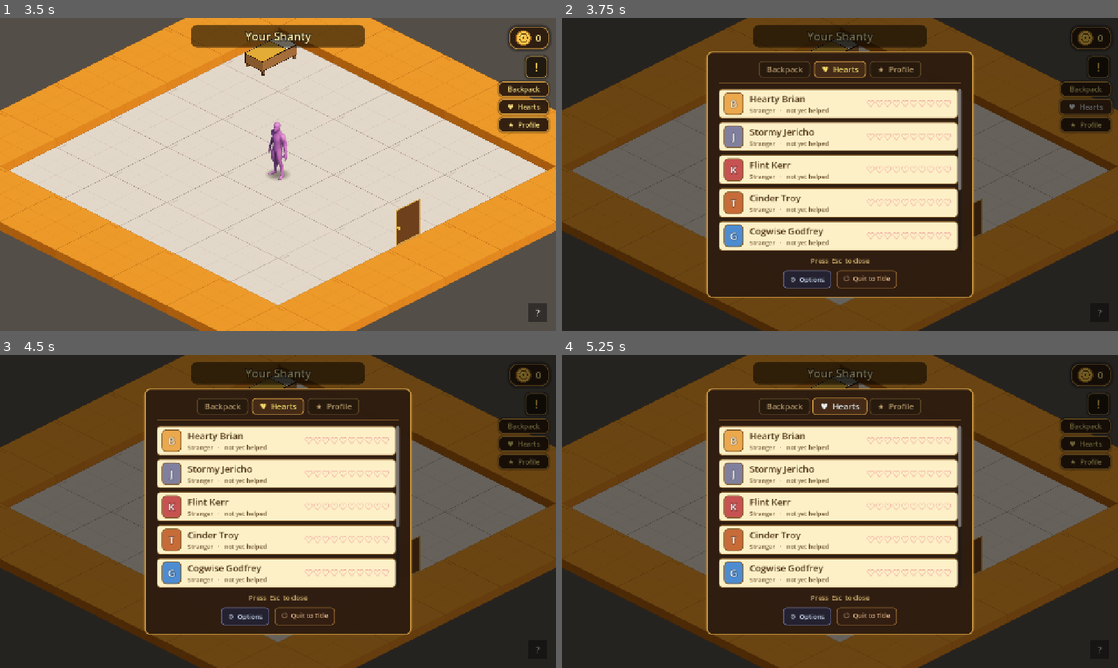
Above: before the commit, frames 1-4 (two rows, left to right).
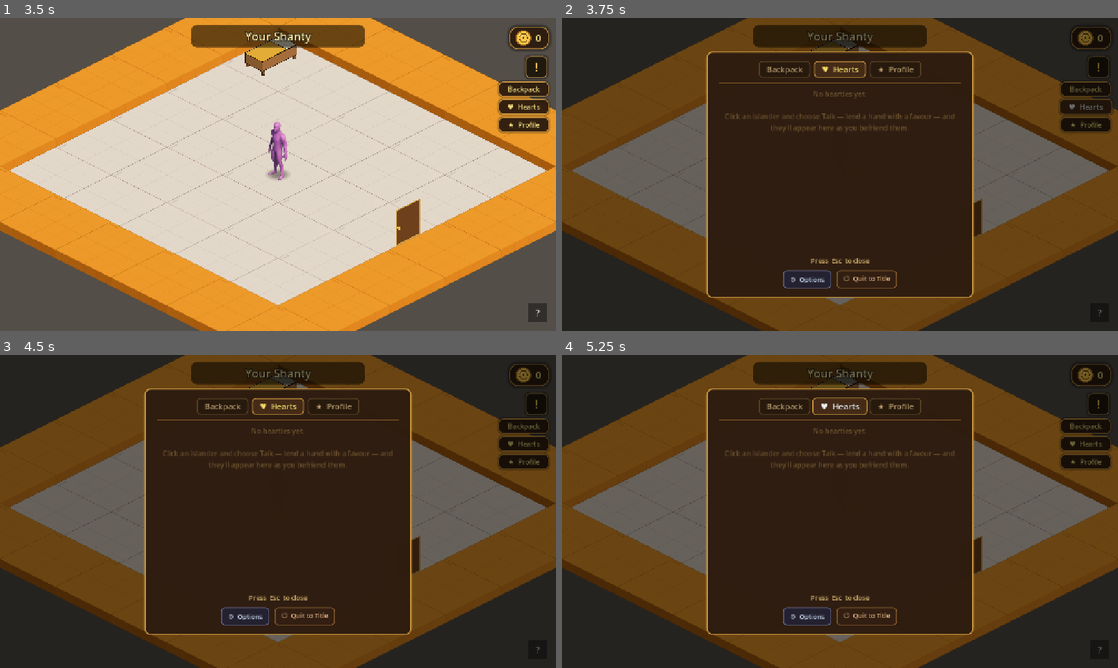
Above: after the commit, the same moments.

Repository: TairoyZone/shivaliva-shanty
Game: Godot game, scene res://main.tscn
Same seed, same stepped clock (60 frames per second), same inputs: the game is played once before the commit and once after it.
Inputs:
- Up to frame 1 (3.5 s): click "New Game" at 0.5 s; click "Let's get to it" at 1.25 s; click "!" at 2 s; click "X" at 2.75 s
- Up to frame 2 (3.75 s): click "♥ Hearts" at 3.5 s
- Up to frame 3 (4.5 s): click "★ Profile" at 4.25 s
- Up to frame 4 (5.25 s): click "♥ Hearts" at 5 s

Frame 1 is identical in both runs. In frame 2, 21% of the frame differs, in the area x 28-72%, y 22-75%; in frame 3, 21%; in frame 4, 21%.

Commit message:
feat(npc): radial-menu Spar duel (2b) + Hearties = friends-only (slice 3) (Troy/YPP)
2b: the radial NPC menu gains a Spar option that challenges THAT NPC to a 1v1 Skirmish duel - mirrors the Spar post's launch (seats the NPC as PlayerState.skirmish_opponent by resource_path, sets the return anchor, change_scene to skirmish_duel.tscn). NPCs now show Talk / Spar / [Favour] / Hearts (Favour only if they have one). Slice 3: the Hearts/Hearties tab (relationships_panel) shows ONLY islanders you've befriended (positive rapport, FRIENDS_MIN_AFFINITY=1) instead of the whole cast, with an empty-state hint when you have none.

Verified: scan clean, tavern + duel scenes load, 'relationships' tab key confirmed. NPC-redesign slices 2+3 done - clicking/duel-launch unverifiable headless, needs playtest.

Co-Authored-By: Claude Opus 4.8 <noreply@anthropic.com>

Diff:
--- a/components/npc/npc.gd
+++ b/components/npc/npc.gd
@@ -23,6 +23,10 @@
 ## (was 15) — befriending was too fast. Favours are still the strongest
 ## single rapport tap (they cost real items), just not a fast track.
 const FAVOR_AFFINITY : int = 8
+
+## The 1v1 Skirmish DUEL scene — the radial menu's "Spar" launches it against THIS NPC (mirrors the
+## Spar post). See [[combat-puzzle-direction]].
+const SKIRMISH_DUEL_SCENE : String = "res://puzzles/skirmish/skirmish_duel.tscn"
 
 ## Standing favours, keyed by NPC name — the cozy "do a good turn first"
 ## rapport tap (the One Piece "earn their liking by helping" feeling). Each
@@ -142,7 +146,7 @@
 		return
 	# Click an NPC → a RADIAL options menu (YPP-style), NOT a dialogue box. The favour is just ONE option
 	# here, never demanded to your face. See [NpcMenu] / [[Official:Communications]].
-	var opts : Array = [{"label": "Talk", "action": _talk}]
+	var opts : Array = [{"label": "Talk", "action": _talk}, {"label": "Spar", "action": _challenge}]
 	if NPC_FAVORS.has(npc_name):
 		opts.append({"label": "Favour", "action": _open_favor_modal})
 	opts.append({"label": "Hearts", "action": _open_hearts})
@@ -166,6 +170,19 @@
 
 	if HUD != null:
 		HUD._open_inventory_tab("relationships")
+
+
+# Spar → challenge THIS NPC to a 1v1 Skirmish duel. Mirrors the Spar post's launch: seat this NPC as the
+# opponent (consumed by SkirmishDuel._resolve_opponent), set the return anchor next to them, change scene.
+func _challenge() -> void:
+
+	for profile in NpcRegistry.all():
+		if profile.npc_name == npc_name:
+			PlayerState.skirmish_opponent = profile.resource_path
+			break
+	PlayerState.request_spawn_at_anchor(name)
+	Audio.play_sfx("whoosh")
+	get_tree().change_scene_to_file(SKIRMISH_DUEL_SCENE)
 
 
 # Open this NPC's favour offer. The modal is self-contained — it checks
--- a/interface/relationships_panel/relationships_panel.gd
+++ b/interface/relationships_panel/relationships_panel.gd
@@ -16,6 +16,11 @@
 
 ## Heart pips in the meter; each = MAX_AFFINITY / HEARTS rapport points.
 const HEARTS : int = 10
+
+## Min rapport for an NPC to appear here. The Hearties tab is your FRIENDS list — only islanders you've
+## built positive rapport with, NOT the whole cast (Troy 2026-06-06). Talk to / help an NPC and they show
+## up. 1 = any positive rapport; bump toward the "Friend" tier (50) if you want it stricter.
+const FRIENDS_MIN_AFFINITY : int = 1
 
 var _list : VBoxContainer
 
@@ -49,8 +54,16 @@
 		return
 	for child in _list.get_children():
 		child.queue_free()
+	# Only show islanders you've actually befriended (positive rapport) — the Hearties tab is your FRIENDS
+	# list, not a roster of the whole cast. Empty until you talk to / help someone.
+	var shown : int = 0
 	for profile in NpcRegistry.all():
+		if PlayerState.get_affinity(profile.npc_name) < FRIENDS_MIN_AFFINITY:
+			continue
 		_list.add_child(_make_npc_card(profile))
+		shown += 1
+	if shown == 0:
+		_list.add_child(_make_empty_hint())
 
 
 func _make_npc_card(profile: NpcPersonality) -> Control:
@@ -92,6 +105,20 @@
 	hearts.size_flags_vertical = Control.SIZE_SHRINK_CENTER
 	row.add_child(hearts)
 	return card
+
+
+# Shown when you've no hearties yet — so the empty tab reads as "go make friends", not "broken".
+func _make_empty_hint() -> Control:
+
+	var hint : Label = Label.new()
+	hint.text = "No hearties yet.\n\nClick an islander and choose Talk — lend a hand with a favour — and they'll appear here as you befriend them."
+	hint.add_theme_font_size_override("font_size", 16)
+	hint.add_theme_color_override("font_color", COLOR_INK_SOFT)
+	hint.horizontal_alignment = HORIZONTAL_ALIGNMENT_CENTER
+	hint.autowrap_mode = TextServer.AUTOWRAP_WORD
+	hint.custom_minimum_size = Vector2(0.0, 160.0)
+	hint.size_flags_horizontal = Control.SIZE_EXPAND_FILL
+	return hint
 
 
 func _make_portrait(profile: NpcPersonality) -> Control:
